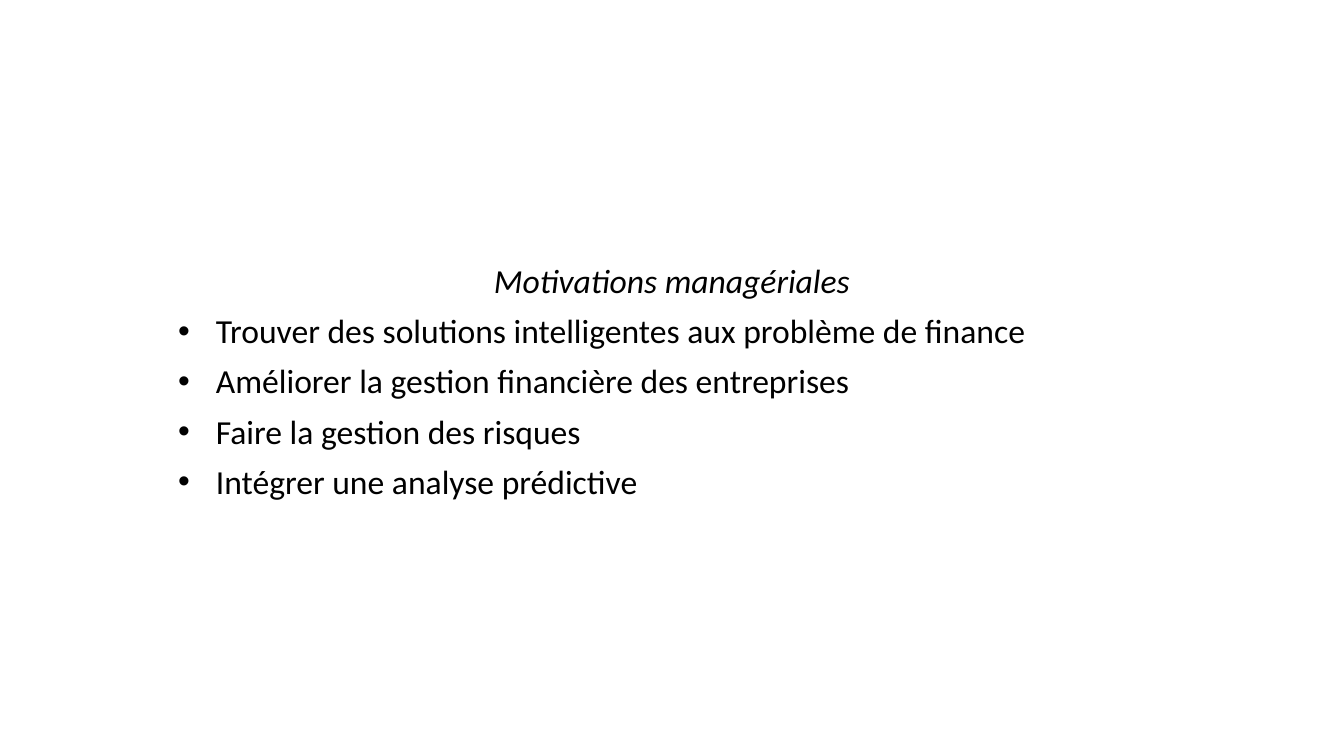
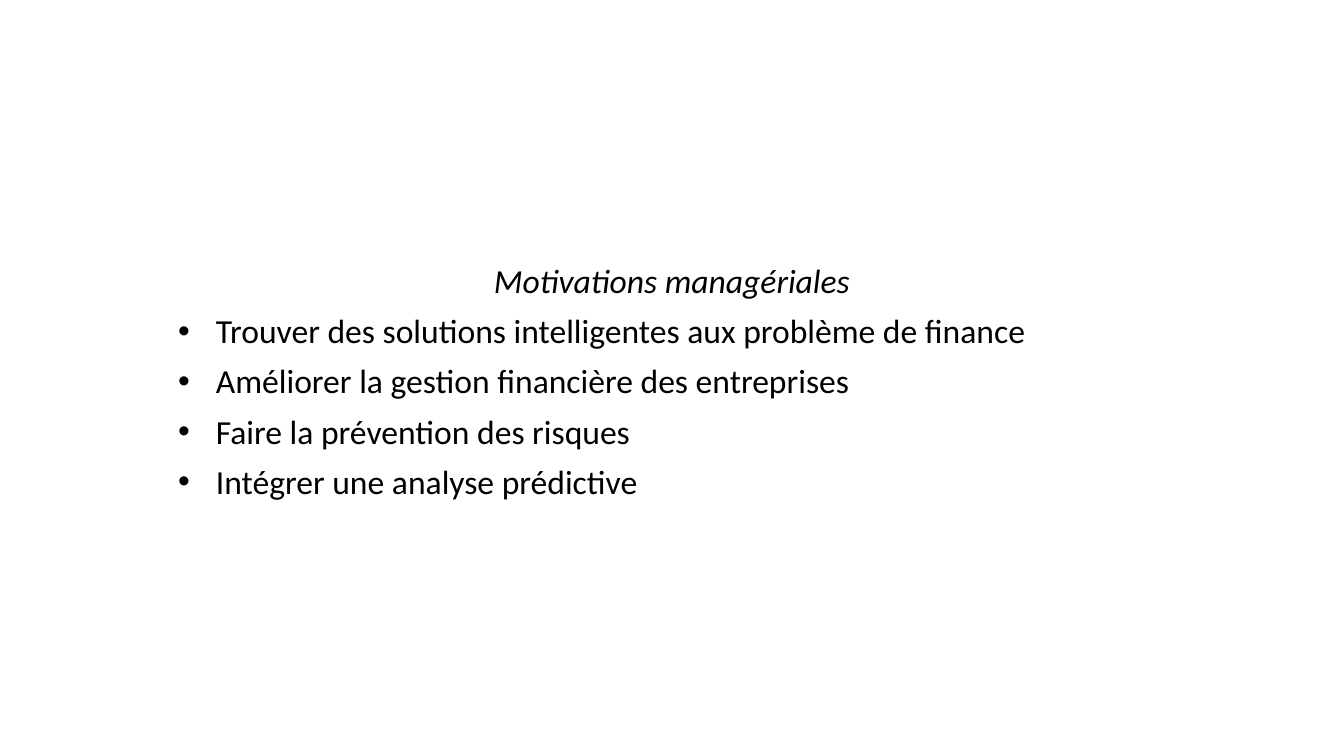
Before and after one commit to Jah-Say10/Master-Thesis-Omar-DIASSE, a slide deck: slide 10 of Presentation/Presentation Memoire.pptx. Drawn at 1344x756 pixels with LibreOffice and Linux fonts; fonts in the diff are those of the drawing. Boxes give left, top, right and bottom in pixels: in the first picture for what was removed or moved away, otherwise in the second. Text is boxed around its words. In the diff, an @@ line names an element or a change of style, - is before the commit and + after.

```diff
--- a/Presentation/Presentation Memoire.pptx
+++ b/Presentation/Presentation Memoire.pptx
@@ subtitle at bbox=[216, 420, 630, 450]: text changed @@
-• Faire la gestion des risques
+• Faire la prévention des risques
```
Also in this commit, not shown: 1 other slide changed, 21 other files.
